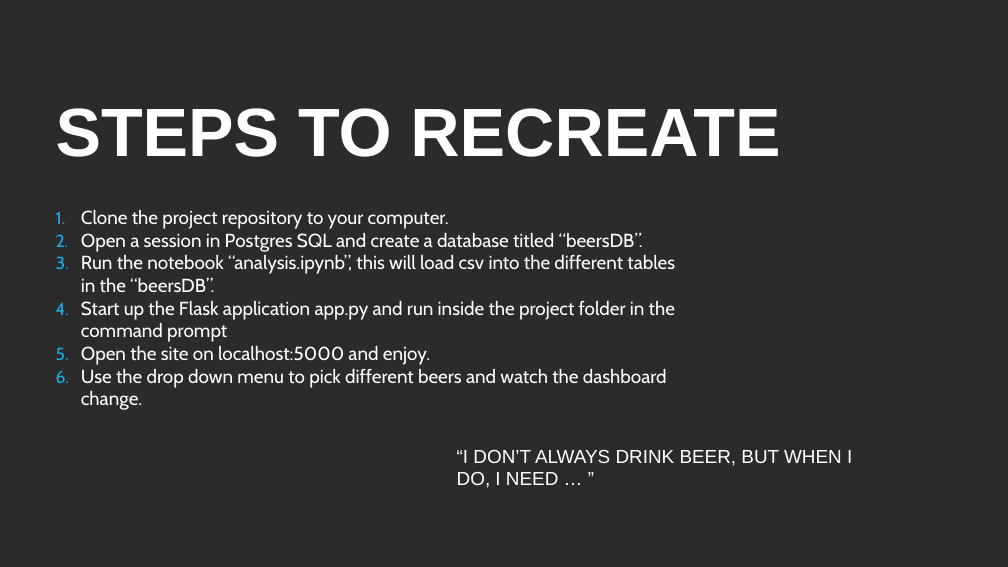
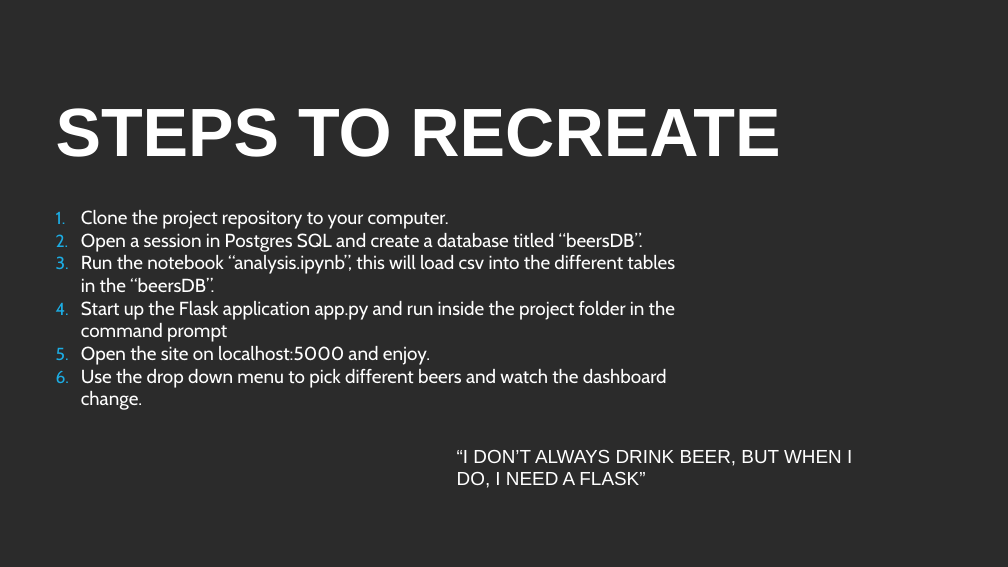
Before and after one commit to j1-aggie/Beers-of-the-USA, a slide deck: slide 5 of Beers of the USA.pptx. Drawn at 1008x567 pixels with LibreOffice and Linux fonts; fonts in the diff are those of the drawing; background and template pictures are left out; a plain dark background stands for a picture behind light text. Boxes give left, top, right and bottom in pixels: in the first picture for what was removed or moved away, otherwise in the second. Text is boxed around its words. In the diff, an @@ line names an element or a change of style, - is before the commit and + after.

```diff
--- a/Beers of the USA.pptx
+++ b/Beers of the USA.pptx
@@ text at [457, 450, 852, 488]: text changed @@
-“I DON’T ALWAYS DRINK BEER, BUT WHEN I DO, I NEED … ”
+“I DON’T ALWAYS DRINK BEER, BUT WHEN I DO, I NEED A FLASK”
```
Also in this commit, not shown: 2 other slides changed.
